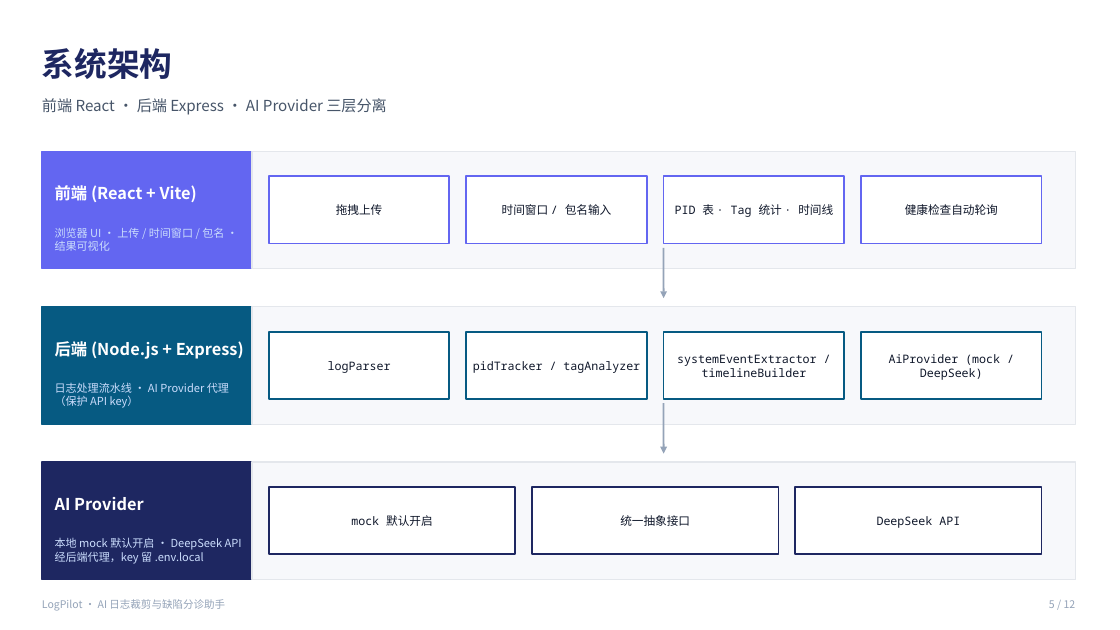
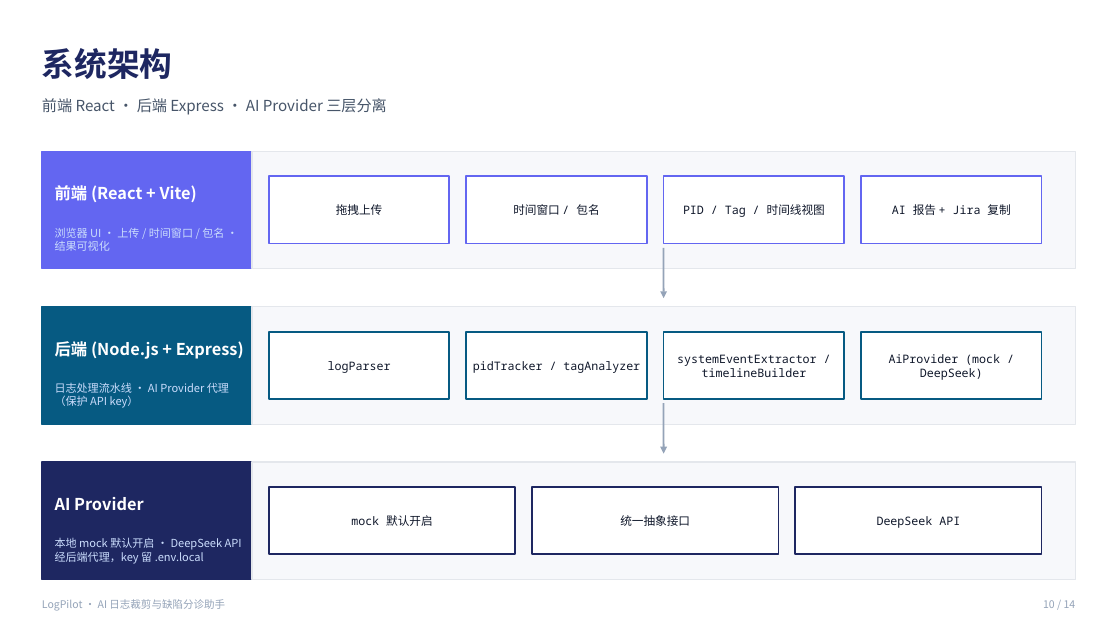
Before and after one commit to caoyuan-fire/LogPilot, a slide deck: slide 10 of ppt-build/LogPilot-项目介绍.pptx (slide 5 before the commit). Drawn at 1120x630 pixels with LibreOffice and Linux fonts; fonts in the diff are those of the drawing. Boxes give left, top, right and bottom in pixels: in the first picture for what was removed or moved away, otherwise in the second. Text is boxed around its words. In the diff, an @@ line names an element or a change of style, - is before the commit and + after.

```diff
--- a/ppt-build/LogPilot-项目介绍.pptx
+++ b/ppt-build/LogPilot-项目介绍.pptx
@@ text at box(513, 204, 599, 215): text changed @@
-时间窗口 / 包名输入
+时间窗口 / 包名
@@ text at box(683, 204, 825, 217): text changed @@
-PID 表 · Tag 统计 · 时间线
+PID / Tag / 时间线视图
@@ text at box(892, 204, 1010, 215): text changed @@
-健康检查自动轮询
+AI 报告 + Jira 复制
@@ text at box(1043, 600, 1076, 608): text changed @@
-5 / 12
+10 / 14
```
Also in this commit, not shown: 8 other slides changed, 5 slides added, 3 slides removed, 1 other file.
